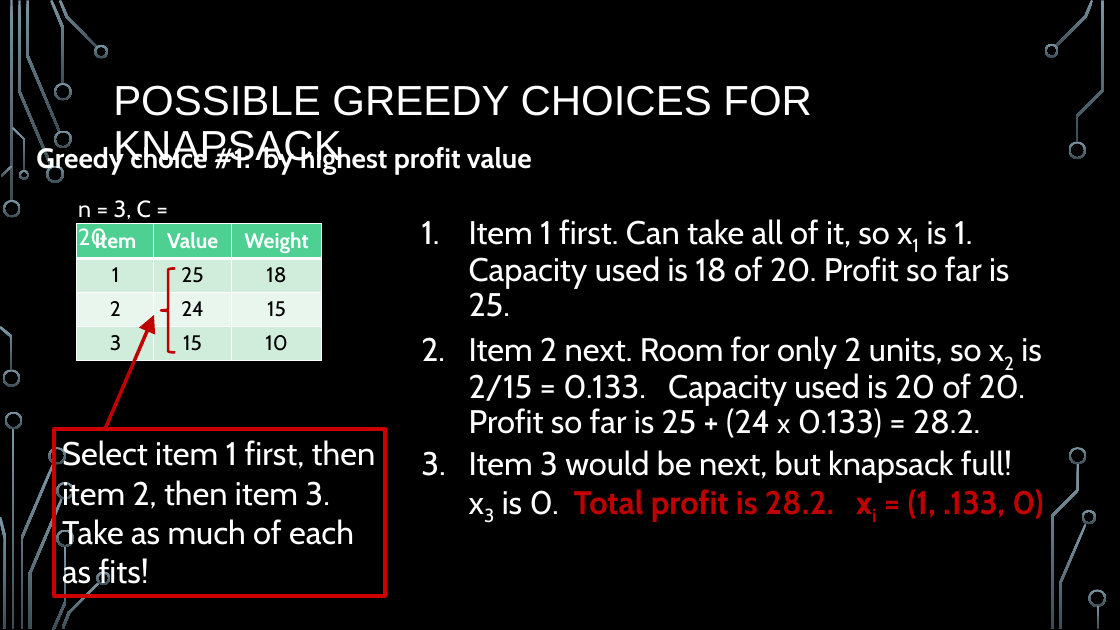
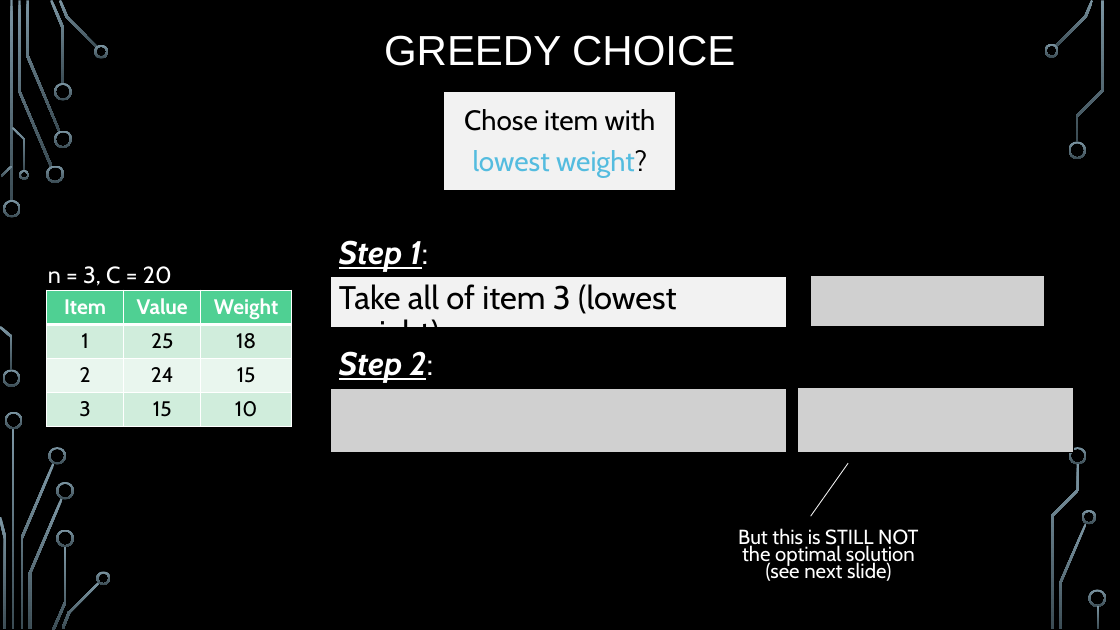
Before and after one commit to markfloryan/dsa2, a slide deck: slide 19 of slides/04-5-KnapsackGreedy.pptx (slide 18 before the commit). Drawn at 1120x630 pixels with LibreOffice and Linux fonts; fonts in the diff are those of the drawing; grey boxes stand for pictures; background and template pictures are left out. Boxes give left, top, right and bottom in pixels: in the first picture for what was removed or moved away, otherwise in the second. Text is boxed around its words. In the diff, an @@ line names an element or a change of style, - is before the commit and + after.

```diff
--- a/slides/04-5-KnapsackGreedy.pptx
+++ b/slides/04-5-KnapsackGreedy.pptx
@@ title at (384,35,735,66): text changed @@
-POSSIBLE GREEDY CHOICES FOR KNAPSACK
+GREEDY CHOICE
@@ rectangle added at (444,92,676,190), fill #F2F2F2, outline #000000 0.75 pt, 24 pt, text #000000 @@
+Chose item with lowest weight?
@@ text removed at (36,144,532,174) @@
-Greedy choice #1: by highest profit value
@@ text removed at (469,219,1043,522) @@
-1. Item 1 first. Can take all of it, so x1 is 1.
-   Capacity used is 18 of 20. Profit so far is 25.
-2. Item 2 next. Room for only 2 units, so x2 is 2/15 = 0.133. Capacity used is 20 of 20.
-   Profit so far is 25 + (24 x 0.133) = 28.2.
-3. Item 3 would be next, but knapsack full!
-   x3 is 0. Total profit is 28.2. xi = (1, .133, 0)
@@ text "n = 3, C = ..." rewrapped from (78,200,151,248) to (48,266,172,286) @@
@@ left brace removed at (161,269,176,353) @@
@@ text added at (339,240,429,272), 28 pt, text #FFFFFF, bold, italic, underline @@
+Step 1:
@@ table: place and size @@
-table at (77,224,323,360)
+table at (46,290,292,426)
@@ rectangle added at (331,277,787,328), fill #F2F2F2, outline #000000 0.75 pt, 28 pt, text #000000 @@
+Take all of item 3 (lowest weight)
@@ picture added at (811,276,1045,326) @@
@@ arrow removed from (105, 429) to (154, 315) @@
@@ text added at (339,351,434,383), 28 pt, text #FFFFFF, bold, italic, underline @@
+Step 2:
@@ picture added at (331,388,787,453) @@
@@ picture added at (798,387,1074,453) @@
@@ rectangle removed at (54,429,385,597) @@
-Select item 1 first, then item 2, then item 3.
-Take as much of each as fits!
@@ line added from (811, 517) to (849, 463), #F2F2F2 0.75 pt @@
@@ text added at (738,528,918,581), 17.5 pt, text #FFFFFF @@
+But this is STILL NOT the optimal solution (see next slide)
```
Also in this commit, not shown: 3 other slides changed, 12 slides added, 8 slides removed, 4 other files.
